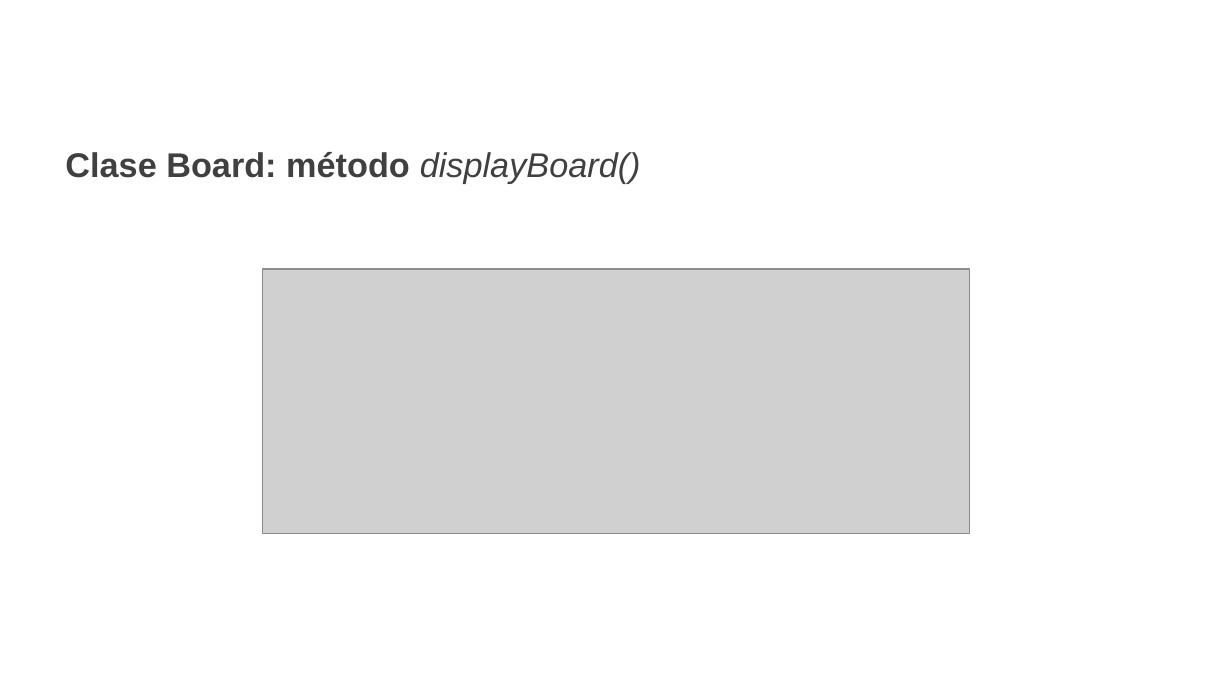
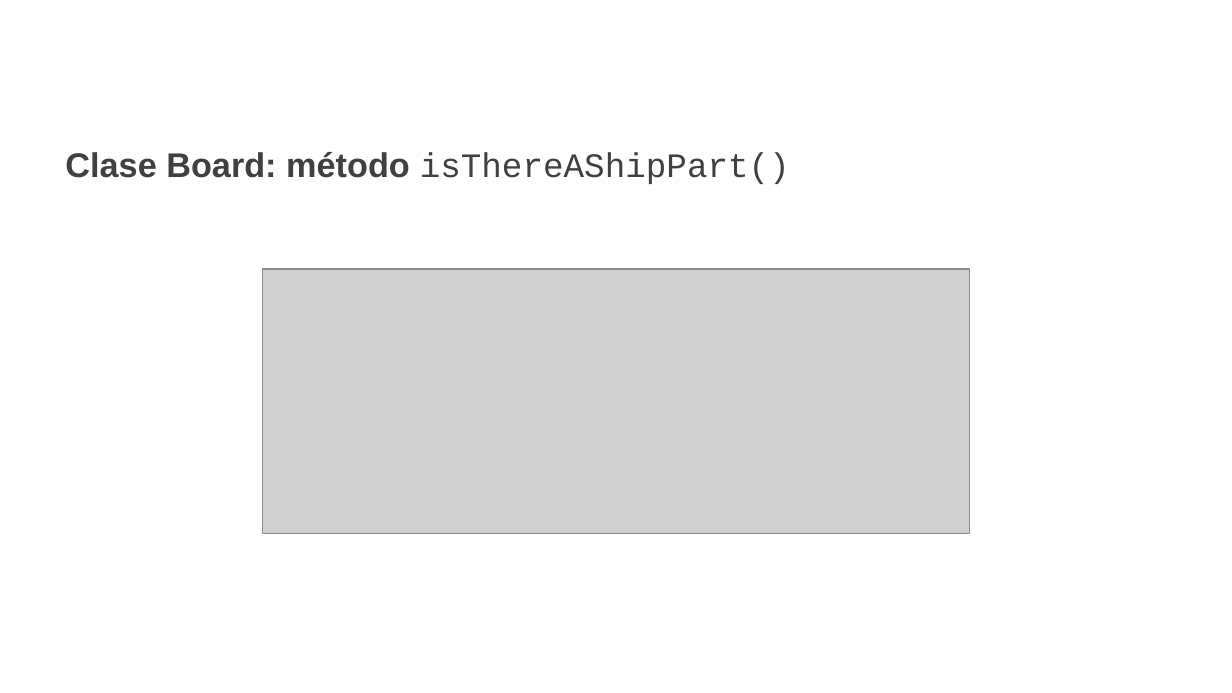
Before and after one commit to estebanarivasv/NavalBattle, a slide deck: slide 18 of Presentación.pptx (slide 19 before the commit). Drawn at 1232x693 pixels with LibreOffice and Linux fonts; fonts in the diff are those of the drawing; grey boxes stand for pictures; background and template pictures are left out. Boxes give left, top, right and bottom in pixels: in the first picture for what was removed or moved away, otherwise in the second. Text is boxed around its words. In the diff, an @@ line names an element or a change of style, - is before the commit and + after.

```diff
--- a/Presentación.pptx
+++ b/Presentación.pptx
@@ text at [65,152,790,184]: text changed; font Arial to Courier New; bold off @@
-Clase Board: método displayBoard()
+Clase Board: método isThereAShipPart()
```
Also in this commit, not shown: 17 other slides changed, 1 slide removed, 1 other file.
